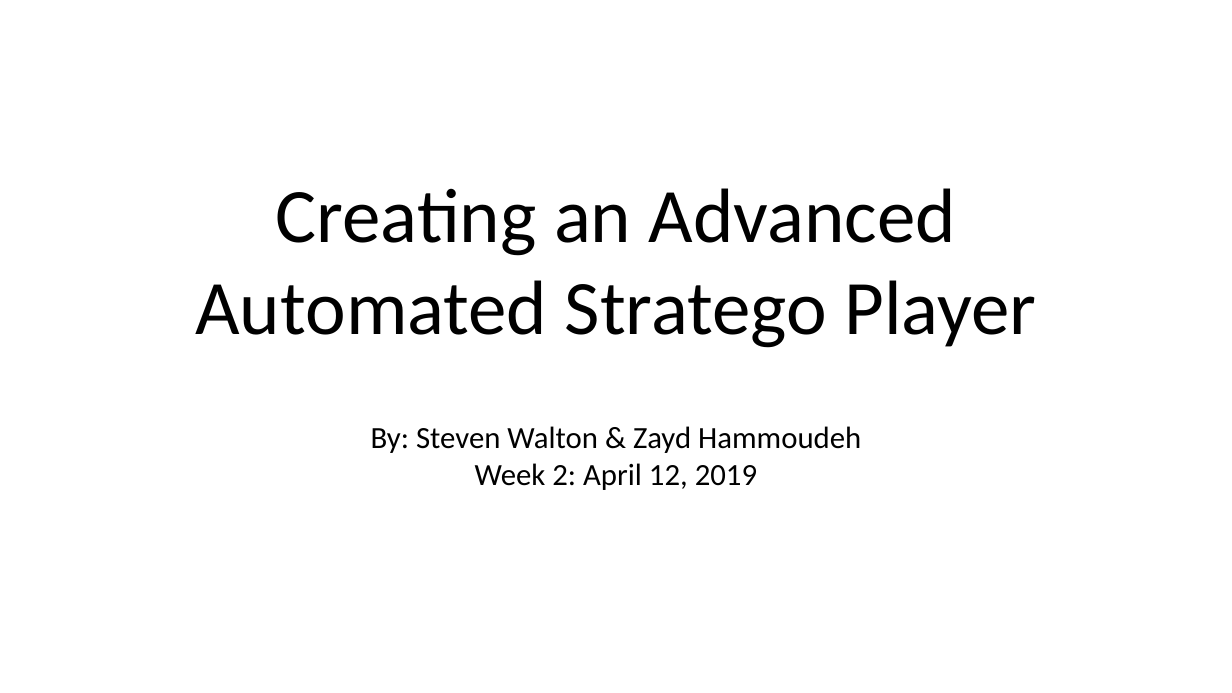
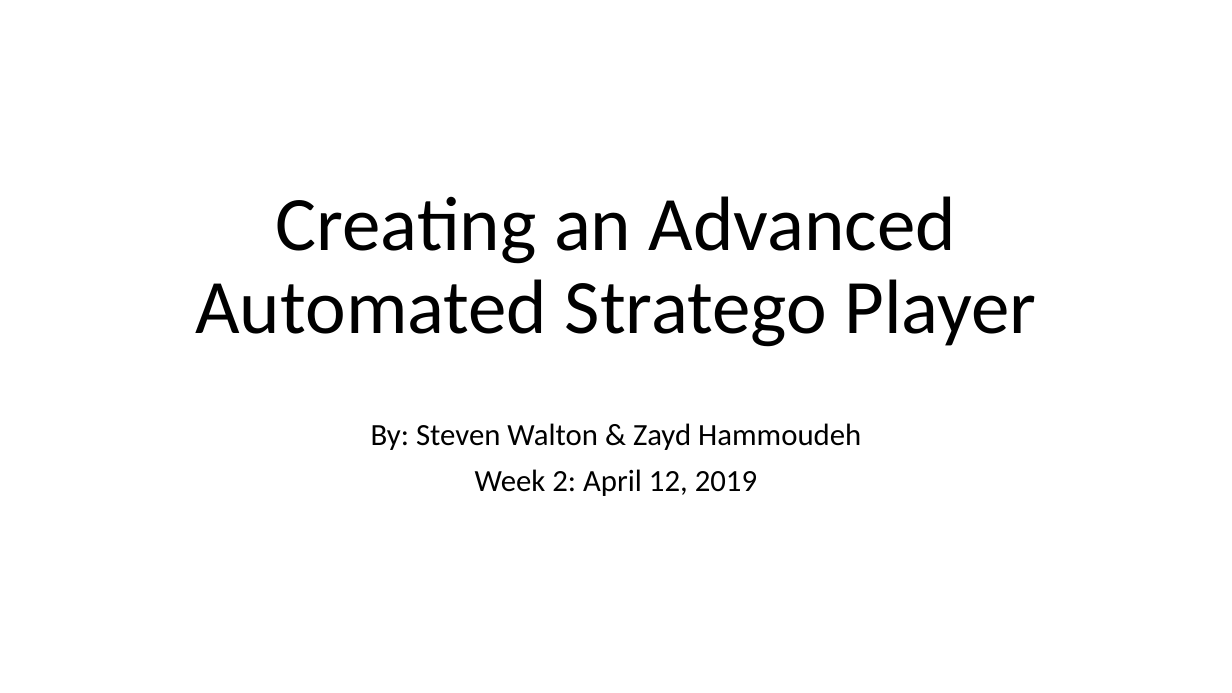
Before and after one commit to ZaydH/stratego, a slide deck: slide 1 of weekly_slides/cis510_meeting_2019_04_12.pptx. Drawn at 1232x693 pixels with LibreOffice and Linux fonts; fonts in the diff are those of the drawing. Boxes give left, top, right and bottom in pixels: in the first picture for what was removed or moved away, otherwise in the second. Text is boxed around its words. In the diff, an @@ line names an element or a change of style, - is before the commit and + after.

Commit message:
Weekly Slides: Final week 2 slides.

```diff
--- a/weekly_slides/cis510_meeting_2019_04_12.pptx
+++ b/weekly_slides/cis510_meeting_2019_04_12.pptx
@@ title "Creating an Advanced Automated Stratego ..." at box(195, 196, 1036, 347): line spacing 1 to 0.9 @@
@@ subtitle "By: Steven Walton & Zayd ..." at box(371, 423, 861, 496): line spacing 1 to 0.9; more space between paragraphs @@
```
Also in this commit, not shown: 5 other slides changed, 2 slides added, 1 slide removed.
